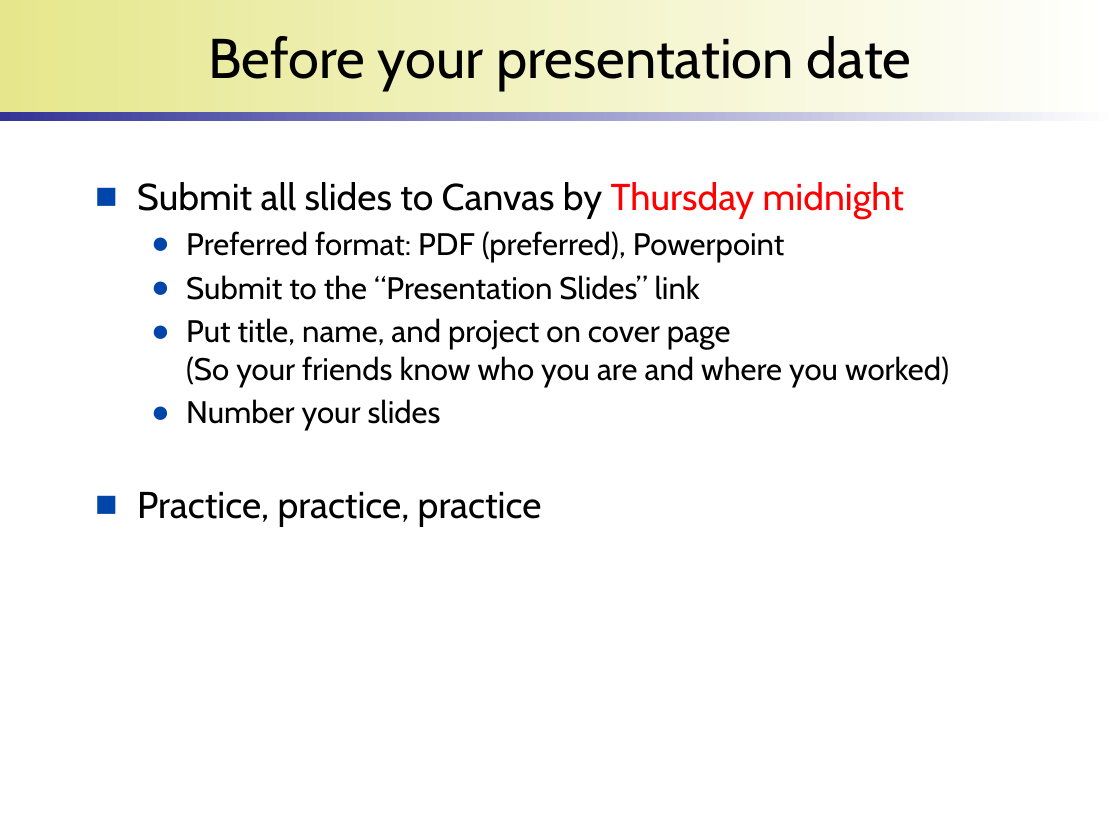
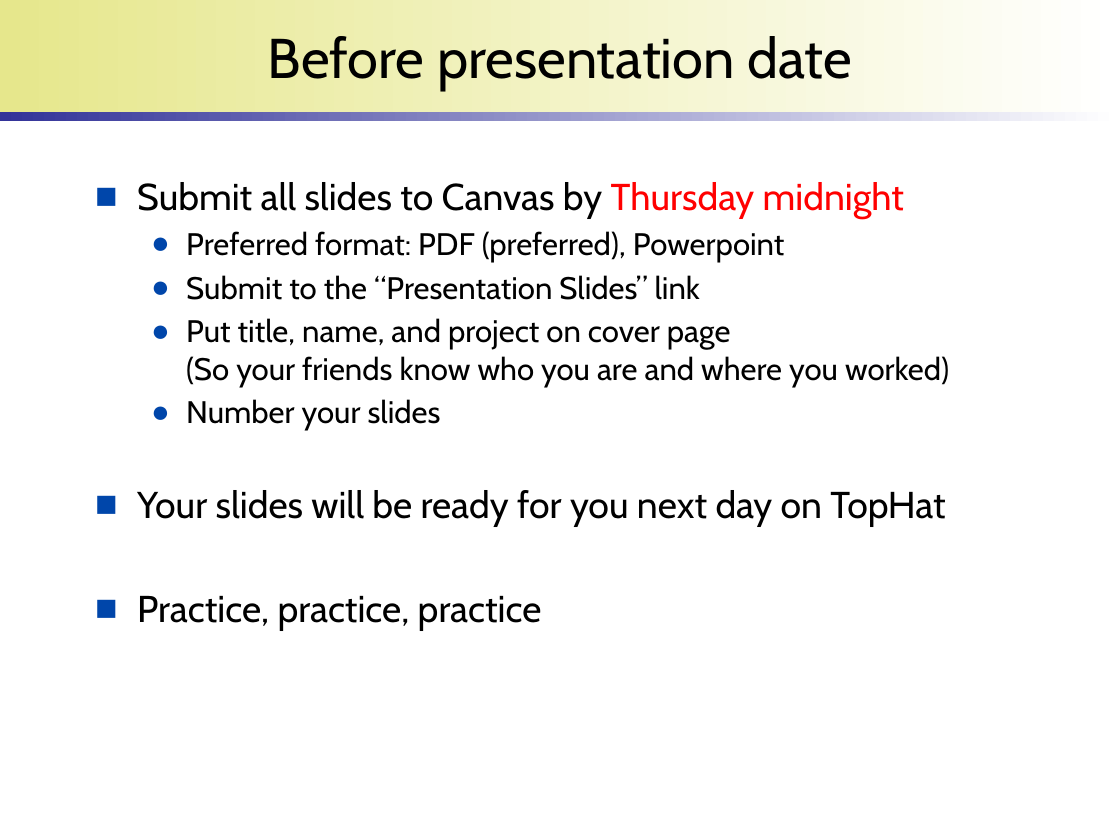
Before and after one commit to wonsunahn/Capstone_Fall2022, a slide deck: slide 8 of lectures/introduction-internship.pptx. Drawn at 1120x840 pixels with LibreOffice and Linux fonts; fonts in the diff are those of the drawing; background and template pictures are left out. Boxes give left, top, right and bottom in pixels: in the first picture for what was removed or moved away, otherwise in the second. Text is boxed around its words. In the diff, an @@ line names an element or a change of style, - is before the commit and + after.

```diff
--- a/lectures/introduction-internship.pptx
+++ b/lectures/introduction-internship.pptx
@@ title at (268, 36, 853, 90): text changed @@
-Before your presentation date
+Before presentation date
@@ text at (137, 490, 945, 526): paragraph added @@
+■ Your slides will be ready for you next day on TopHat
```
Also in this commit, not shown: 8 other slides changed.
